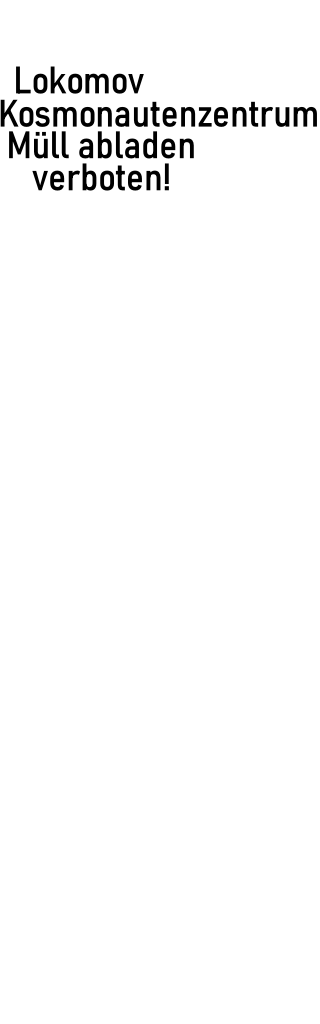
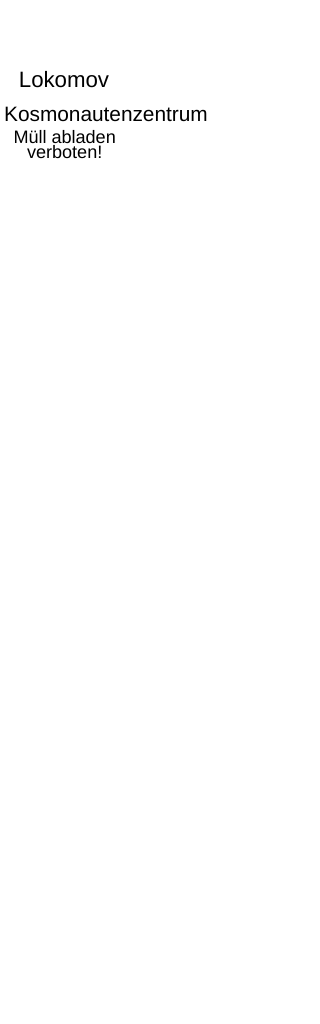
Layered file, before and after one edit (320x1024). Changes by layer:
pixels changed over (0, 66, 317, 191) (layer not identified)
